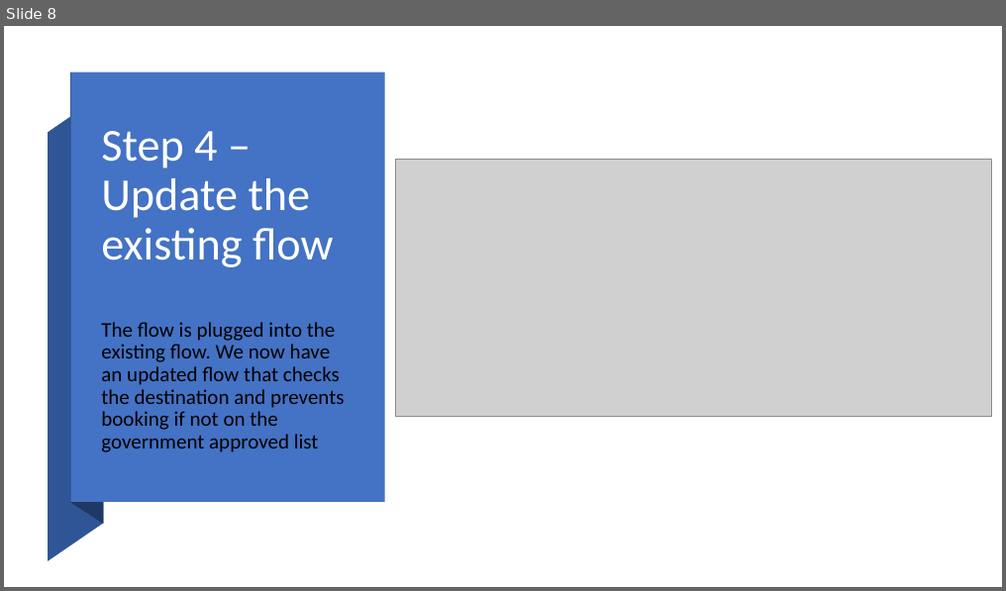
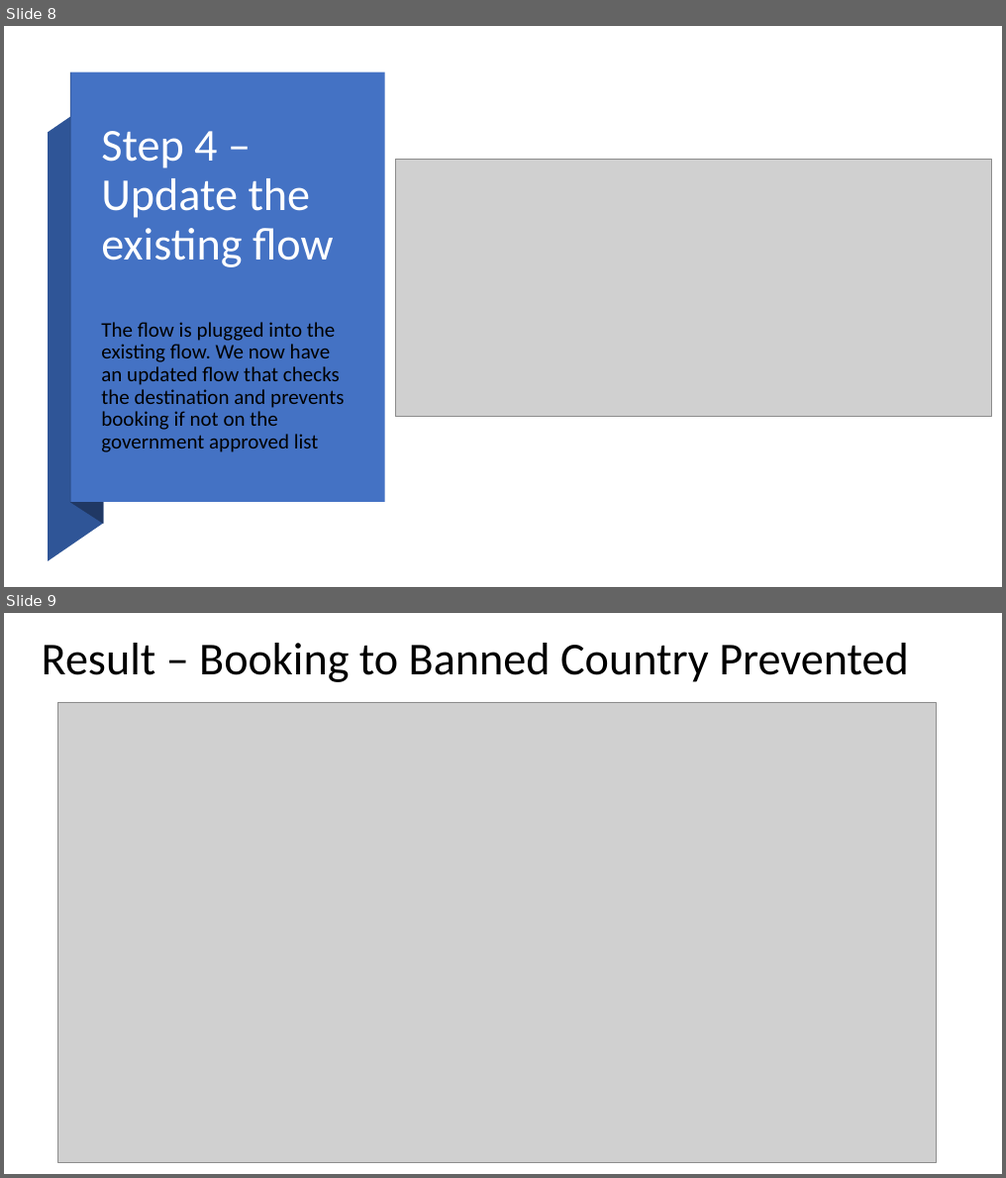
Before and after one commit to ncrowther/travelBooking, a slide deck: basic/docs/AutomationRecipes Bot Orchestration with IBM RPA and PAM.pptx. Shown one above the other, each under a label of ours: slide 8 before the commit, slides 8 and 9 after it. The pictures are 1006x591 and 1006x1178 pixels, drawn with LibreOffice and Linux fonts; fonts in the diff are those of the drawing; grey boxes stand for pictures. Boxes give left, top, right and bottom in pixels: in the first picture for what was removed or moved away, otherwise in the second. Text is boxed around its words. In the diff, an @@ line names an element or a change of style, - is before the commit and + after.

```diff
--- a/basic/docs/AutomationRecipes Bot Orchestration with IBM RPA and PAM.pptx
+++ b/basic/docs/AutomationRecipes Bot Orchestration with IBM RPA and PAM.pptx
@@ slide 9 added at (4, 613, 1002, 1174), background #FFFFFF @@
@@ title added at (42, 643, 909, 682), 44 pt, text #000000 @@
+Result – Booking to Banned Country Prevented
@@ picture added at (57, 702, 936, 1162) @@
```
Also in this commit, not shown: 2 slides changed.
